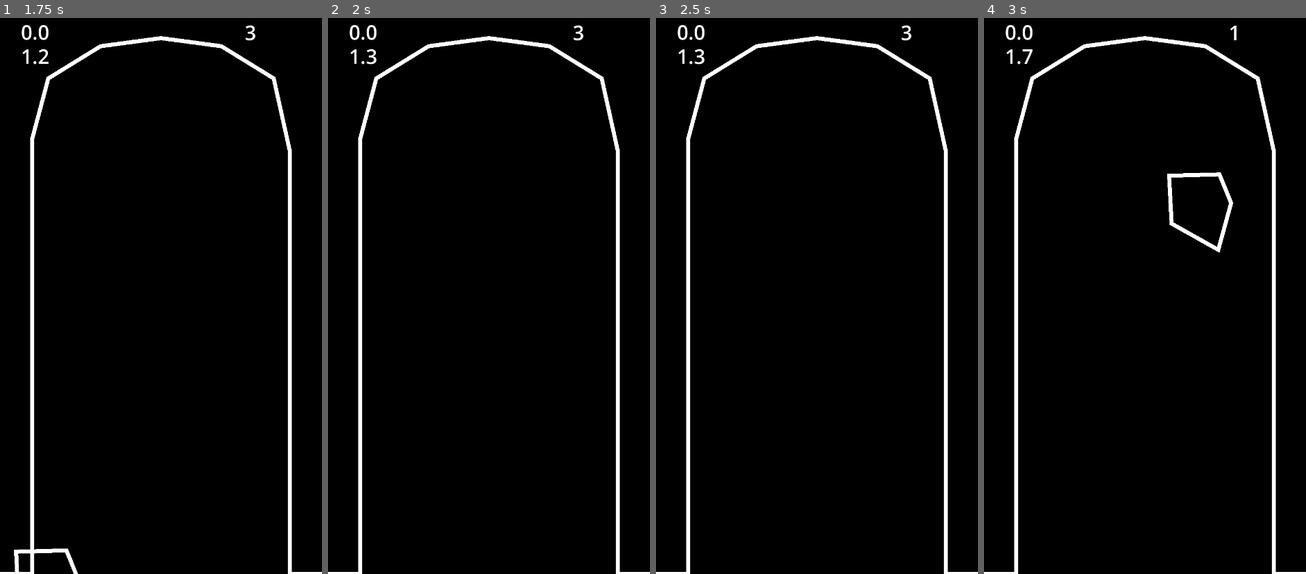
Above: before the commit, frames 1-4 (left to right).
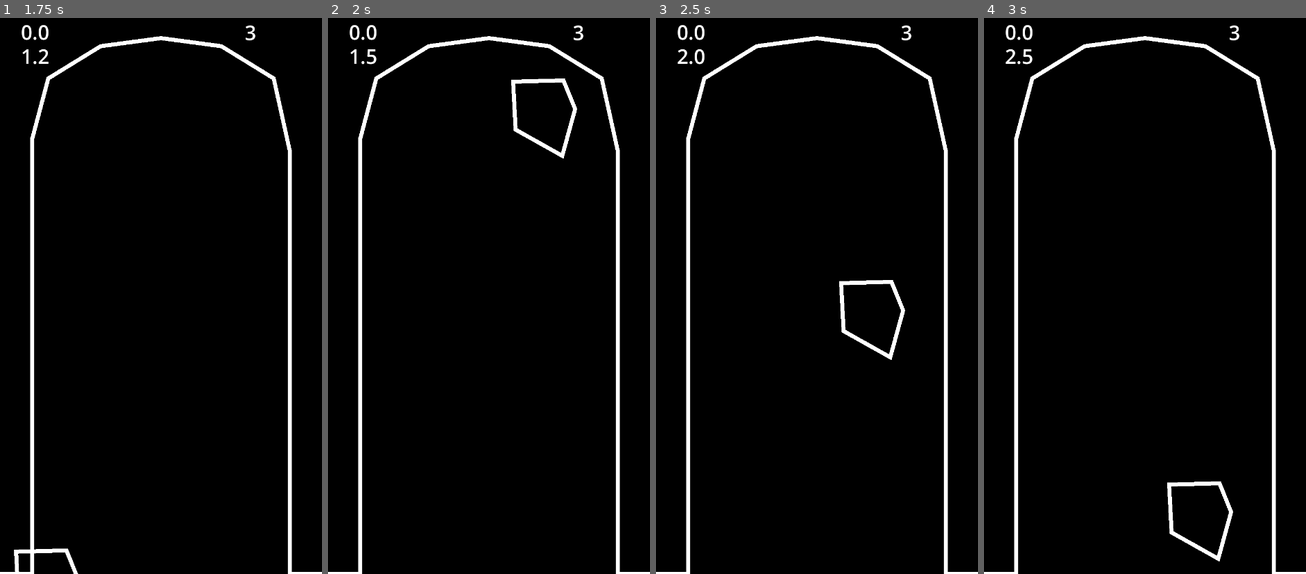
Above: after the commit, the same moments.

Repository: WOCae/L010
Game: Godot game, scene res://Scene/start_game.tscn
Same seed, same stepped clock (60 frames per second), same inputs: the game is played once before the commit and once after it.
Inputs (mouse positions are in pixels of both pictures, inside the frame that each line leads up to):
- Up to frame 1 (1.75 s): tap Enter (ui_accept) at 0.5, 0.77, 1.52 s; move the mouse to (144, 407) at 0.52 s; hold Up (move_up) from 0.53 s (still down); click (144, 407) at 0.67 s; move the mouse to (61, 218) at 1.27 s; click (61, 218) at 1.42 s
- Up to frame 2 (2 s): keep holding Up (move_up)
- Up to frame 3 (2.5 s): move the mouse to (817, 218) at 2.02 s; release Up (move_up) at 2.03 s; hold Left (move_left) from 2.03 s (still down); click (817, 218) at 2.17 s
- Up to frame 4 (3 s): keep holding Left (move_left); move the mouse to (1241, 218) at 2.77 s; click (1241, 218) at 2.92 s

Frame 1 is identical in both runs. In frame 2, 0.6% of the frame differs, in the area x 11-78%, y 5-26%; in frame 3, 0.7%; in frame 4, 1.3%, in the area x 6-80%, y 1-98%.
Error after the commit: Parse Error: Could not find type "Ball" in the current scope. (res://enemy1/bulletE1.gd:28)

Commit message:
Update bulletE1.gd

Diff:
--- a/enemy1/bulletE1.gd
+++ b/enemy1/bulletE1.gd
@@ -21,7 +21,10 @@
 
 
 func _on_area_entered(area):
-	print("bullet:"+area.name)
+	#print("bullet:"+area.name)
 	if area.name == "MAP" || area.name == "map":
 		queue_free()
+
+	if area is Ball:
+		queue_free()
 	#pass # Replace with function body.
